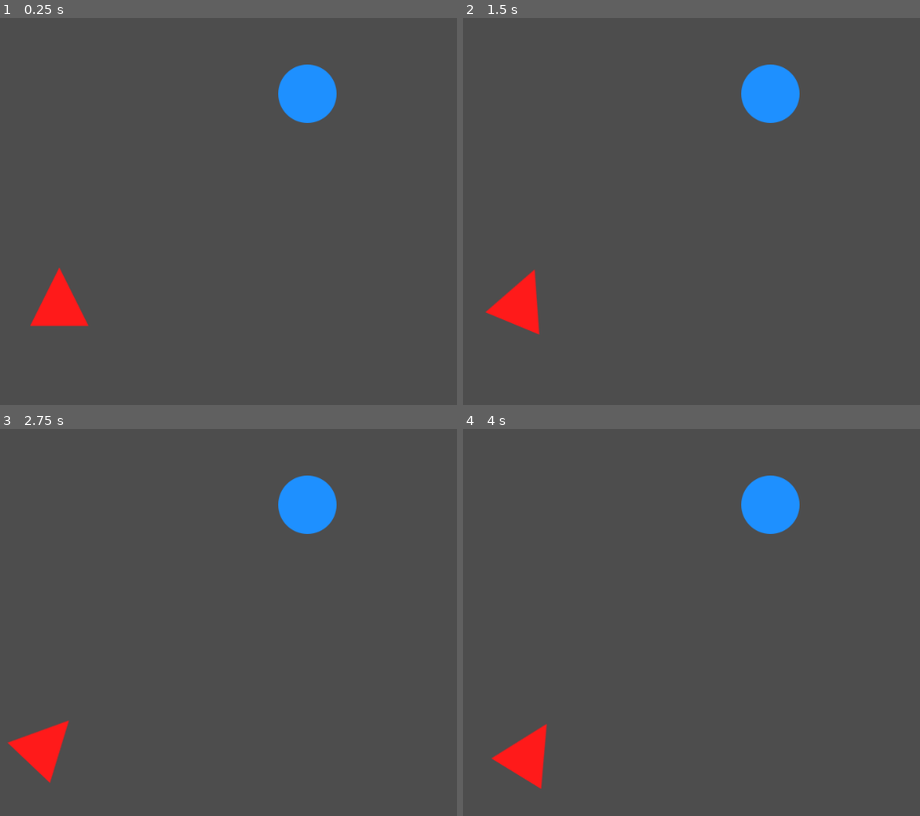
Above: before the commit, frames 1-4 (two rows, left to right).
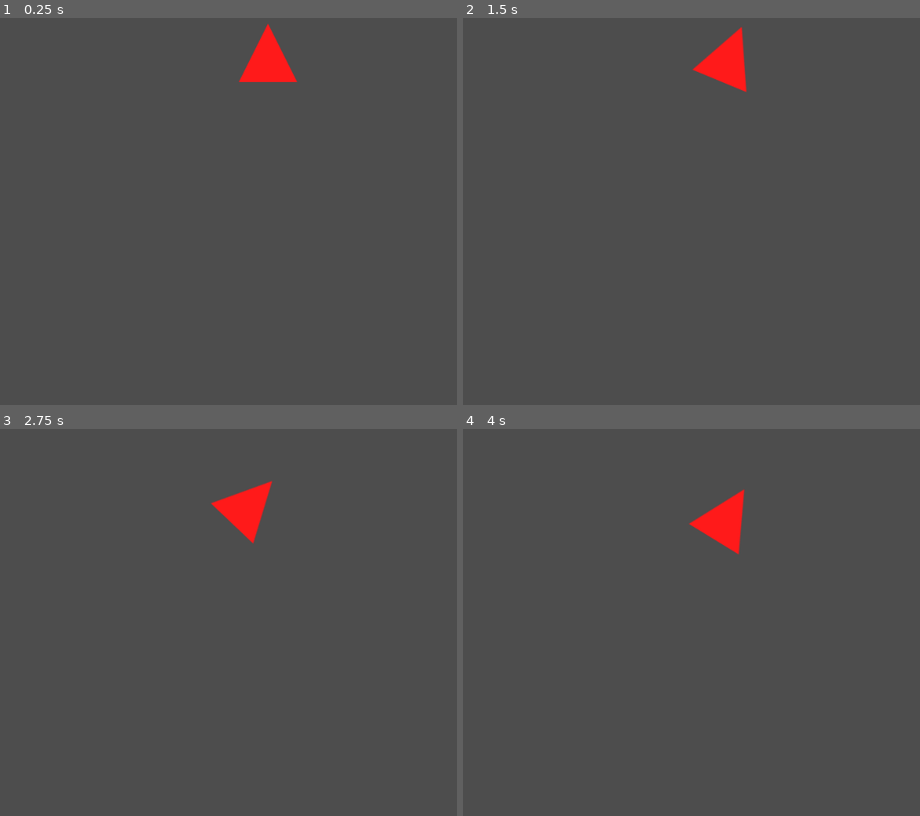
Above: after the commit, the same moments.

Repository: PheonixKB/spacewar
Game: Godot game, scene res://scenes/main.tscn
The game is run twice, just before and just after one commit, with the same random seed, the same clock (stepped at 60 frames per second) and the same inputs.
Inputs:
- Up to frame 1 (0.25 s): no input
- Up to frame 2 (1.5 s): tap Enter at 0.5 s; hold D (rotate_right) 0.53-1.28 s; hold S (reverse_thrust) from 1.28 s (still down)
- Up to frame 3 (2.75 s): release S (reverse_thrust) at 2.03 s; hold D (rotate_right) from 2.03 s (still down)
- Up to frame 4 (4 s): release D (rotate_right) at 2.78 s; hold W (forward_thrust) 2.78-3.53 s; hold A (rotate_left) from 3.53 s (still down)

The runs differ from the first frame. In frame 1, 3.5% of the frame differs, in the area x 6-74%, y 1-80%; in frame 2, 3.5%; in frame 3, 3.6%, in the area x 1-74%, y 12-92%; in frame 4, 3.6%.

Commit message:
fix:sprite disappearance into the edge and emergance from edge of the screen

Diff:
--- /dev/null
+++ b/main.tscn
@@ -0,0 +1,3 @@
+[gd_scene format=3 uid="uid://fatwqo2gtt18"]
+
+[node name="Main" type="Node" unique_id=1301874778]
--- a/project.godot
+++ b/project.godot
@@ -11,7 +11,7 @@
 [application]
 
 config/name="Spacewar"
-run/main_scene="uid://q0c5riojanne"
+run/main_scene="uid://ck244wsn1nj50"
 config/features=PackedStringArray("4.7", "Forward Plus")
 config/icon="res://icon.svg"
 
--- a/scenes/main.tscn
+++ b/scenes/main.tscn
@@ -1,12 +1,8 @@
-[gd_scene format=3 uid="uid://q0c5riojanne"]
+[gd_scene format=3 uid="uid://ck244wsn1nj50"]
 
 [ext_resource type="PackedScene" uid="uid://citcq11bhhs0b" path="res://scenes/player.tscn" id="1_ig7tw"]
-[ext_resource type="PackedScene" uid="uid://cefwgp10l180l" path="res://scenes/star.tscn" id="2_0wfyh"]
 
-[node name="Main" type="Node" unique_id=1301874778]
-
-[node name="Star" parent="." unique_id=1660153245 instance=ExtResource("2_0wfyh")]
-position = Vector2(500, 450)
+[node name="Main" type="Node2D" unique_id=170585860]
 
 [node name="Player" parent="." unique_id=1459089273 instance=ExtResource("1_ig7tw")]
-position = Vector2(160, 728)
+position = Vector2(446, 394)
--- a/scenes/player.tscn
+++ b/scenes/player.tscn
@@ -15,3 +15,8 @@
 position = Vector2(0, 15)
 scale = Vector2(2.5, 2.5)
 shape = SubResource("CircleShape2D_iiltf")
+
+[node name="VisibleOnScreenNotifier2D" type="VisibleOnScreenNotifier2D" parent="." unique_id=545320082]
+scale = Vector2(4, 4)
+
+[connection signal="screen_exited" from="VisibleOnScreenNotifier2D" to="." method="_on_visible_on_screen_notifier_2d_screen_exited"]
--- a/scenes/star.tscn
+++ /dev/null
@@ -1,16 +0,0 @@
-[gd_scene format=3 uid="uid://cefwgp10l180l"]
-
-[ext_resource type="Script" uid="uid://wjmdr3wrmybh" path="res://scripts/star.gd" id="1_j6vao"]
-[ext_resource type="Texture2D" uid="uid://bhxm301qhrhuv" path="res://assets/circle.svg" id="1_mcqwg"]
-
-[sub_resource type="CircleShape2D" id="CircleShape2D_iiltf"]
-
-[node name="Star" type="Area2D" unique_id=1660153245]
-script = ExtResource("1_j6vao")
-
-[node name="Sprite2D" type="Sprite2D" parent="." unique_id=5091178]
-texture = ExtResource("1_mcqwg")
-
-[node name="CollisionShape2D" type="CollisionShape2D" parent="." unique_id=473530370]
-scale = Vector2(65, 65)
-shape = SubResource("CircleShape2D_iiltf")
--- a/scripts/player.gd
+++ b/scripts/player.gd
@@ -1,52 +1,38 @@
 extends CharacterBody2D
 
-@export var thrust := 100.0
-@export var reverse_thrust := 70.0
-@export var rotation_speed := 30.0
-@export var max_speed := 800.0
-@export var wrap_margin := 20.0
+@onready var collision_shape: CollisionShape2D = $CollisionShape2D
+
+const THRUST := 100.0
+const REVERSE_THRUST := 70.0
+const ROTATION_SPEED := 30.0
+const MAX_SPEED := 800.0
+const WRAP_MARGIN := 40.0
 var screen_size: Vector2
 
+
 func _ready():
-	# Store viewport size for screen wrapping
 	screen_size = get_viewport_rect().size
 
 func _physics_process(delta: float) -> void:
 
-	# Rotate left
 	if Input.is_action_pressed("rotate_left"):
-		rotation_degrees -= rotation_speed * delta
+		rotation_degrees -= ROTATION_SPEED * delta
+	if Input.is_action_pressed("rotate_right"):
+		rotation_degrees += ROTATION_SPEED * delta
 
-	# Rotate right
-	if Input.is_action_pressed("rotate_right"):
-		rotation_degrees += rotation_speed * delta
+	var forward = Vector2.UP.rotated(rotation)
+	if Input.is_action_pressed("forward_thrust"):
+		velocity += forward * THRUST * delta
+	if Input.is_action_pressed("reverse_thrust"):
+		velocity -= forward * REVERSE_THRUST * delta
 
-	# Forward direction of ship
-	var forward = Vector2.UP.rotated(rotation)
-
-	# Forward thrust
-	if Input.is_action_pressed("forward_thrust"):
-		velocity += forward * thrust * delta
-
-	# Reverse thrust
-	if Input.is_action_pressed("reverse_thrust"):
-		velocity -= forward * reverse_thrust * delta
-
-	# Clamp maximum speed
-	if velocity.length() > max_speed:
-		velocity = velocity.normalized() * max_speed
+	if velocity.length() > MAX_SPEED:
+		velocity = velocity.normalized() * MAX_SPEED
 
 	move_and_slide()
-	wrap_screen()
 
-func wrap_screen():
+func _on_visible_on_screen_notifier_2d_screen_exited():
 
-	if global_position.x < -wrap_margin:
-		global_position.x = screen_size.x + wrap_margin
-	elif global_position.x > screen_size.x + wrap_margin:
-		global_position.x = -wrap_margin
+	global_position.x = wrapf(global_position.x,WRAP_MARGIN,screen_size.x)
 
-	if global_position.y < -wrap_margin:
-		global_position.y = screen_size.y + wrap_margin
-	elif global_position.y > screen_size.y + wrap_margin:
-		global_position.y = -wrap_margin
+	global_position.y = wrapf(global_position.y,-WRAP_MARGIN,screen_size.y)
--- a/scripts/star.gd
+++ /dev/null
@@ -1,50 +0,0 @@
-extends Area2D
-
-# Strength of gravity
-@export var gravity_strength: float = 500000.0
-
-# Minimum distance to prevent infinite force
-@export var min_distance: float = 50.0
-
-# Bodies currently inside gravity field
-var bodies: Array[CharacterBody2D] = []
-
-
-func _ready():
-
-	# Connect signals
-	body_entered.connect(_on_body_entered)
-	body_exited.connect(_on_body_exited)
-
-
-func _physics_process(delta):
-
-	# Apply gravity to every body inside field
-	for body in bodies:
-
-		# Skip deleted objects
-		if !is_instance_valid(body):
-			continue
-
-		var direction = global_position - body.global_position
-		var distance = max(direction.length(), min_distance)
-
-		# Inverse-square gravity
-		var acceleration = gravity_strength / (distance * distance)
-
-		# Accelerate body toward star
-		body.velocity += direction.normalized() * acceleration * delta
-
-
-func _on_body_entered(body):
-
-	# Add CharacterBody2D to gravity list
-	if body is CharacterBody2D:
-		bodies.append(body)
-
-
-func _on_body_exited(body):
-
-	# Remove body when it leaves gravity field
-	if body is CharacterBody2D:
-		bodies.erase(body)
Not shown, removed: scripts/star.gd.uid
